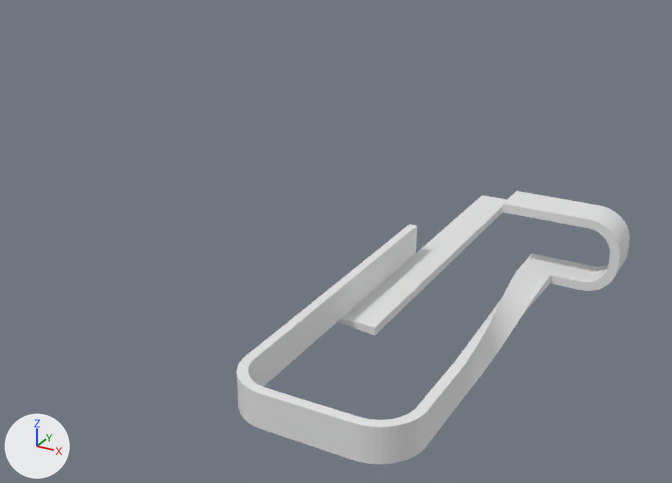
Renders of the Blender file Blends/Advanced Lap.blend from each side of a commit.
Camera for both pictures: a 50 mm lens placed at (12.1, -41.4, 18.3), pointed at (-9.9, -1.4, -1.7). The axes (+X, +Y, +Z) are drawn at lower left. The lights are the same throughout.
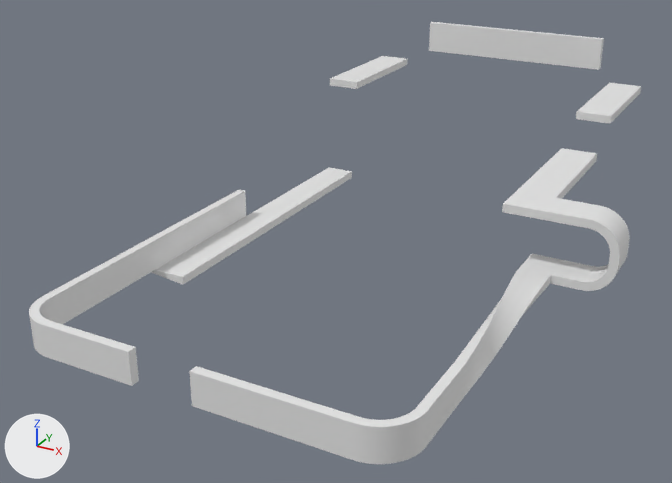
Changed parts and their boxes [x1, y1, x2, y2] in the pictures (672 x 483 px):
```json
{"object": "Plane", "change": "reshaped, modifiers changed", "before": [237, 191, 630, 464], "after": [29, 22, 641, 464], "on screen": "56% wider, 62% taller"}
{"part": 1, "of": "me_plane", "change": "added", "after": [576, 83, 641, 124]}
{"part": 2, "of": "me_plane", "change": "added", "after": [429, 22, 604, 70]}
{"part": 3, "of": "me_plane", "change": "added", "after": [330, 56, 408, 89]}
{"part": 4, "of": "me_plane", "change": "added", "after": [29, 167, 352, 386]}
{"part": 5, "of": "me_plane", "change": "built on", "before": [237, 195, 630, 464], "after": [189, 148, 630, 464]}
```

Edits to the scene script, one JSON object a line:
```json
{"block": "me_plane", "where": "# used by ob_plane; location = (0.0, 0.0, 0.0)"}
{"op": "remove", "block": "me_plane", "code": "me_plane.from_pydata(...)  # 182 vertices, 135 faces; spans x -6.2..4.7, y -16.5..10.7, z -2.4..2.0"}
{"op": "add", "block": "me_plane", "code": "me_plane.from_pydata(...)  # 688 vertices, 672 faces; spans x -17.6..4.7, y -16.9..21.2, z -2.9..5.9"}
{"block": "me_plane", "change": "me_plane part 1: a new loose piece, a box spanning x -1.0..1.0, y 11.24..19.07, z 3.07..3.51"}
{"block": "me_plane", "change": "me_plane part 2: a new loose piece, a box spanning x -14.42..-2.17, y 20.72..21.16, z 3.87..5.87"}
{"block": "me_plane", "change": "me_plane part 3: a new loose piece, a box spanning x -17.35..-15.35, y 11.24..19.07, z 3.07..3.51"}
{"block": "me_plane", "change": "me_plane part 4: a new loose piece of 96 vertices spanning x -17.6..-10.9, y -16.9..10.7, z -2.9..-0.8"}
{"block": "me_plane", "change": "me_plane part 5: 1 vertex moved from x 4.7, y 1.0, z 2.0 to x 1.0, y 8.8, z 2.0; 15 vertices removed from x -6.2..4.7, y -16.5..10.7, z -2.4..2.0; 401 vertices added at x -7.9..4.7, y -16.9..8.8, z -2.4..2.0"}
{"op": "remove", "block": "ob_plane", "code": "_m = ob_plane.modifiers.new('Bevel', 'BEVEL')"}
{"op": "remove", "block": "ob_plane", "code": "_m.width = 1.56"}
{"op": "remove", "block": "ob_plane", "code": "_m.width_pct = 1.56"}
{"op": "remove", "block": "ob_plane", "code": "_m.segments = 18"}
{"op": "remove", "block": "ob_plane", "code": "_m.limit_method = 'WEIGHT'"}
{"op": "remove", "block": "ob_plane", "code": "_m = ob_plane.modifiers.new('Solidify', 'SOLIDIFY')"}
{"op": "remove", "block": "ob_plane", "code": "_m.thickness = 0.44"}
```
